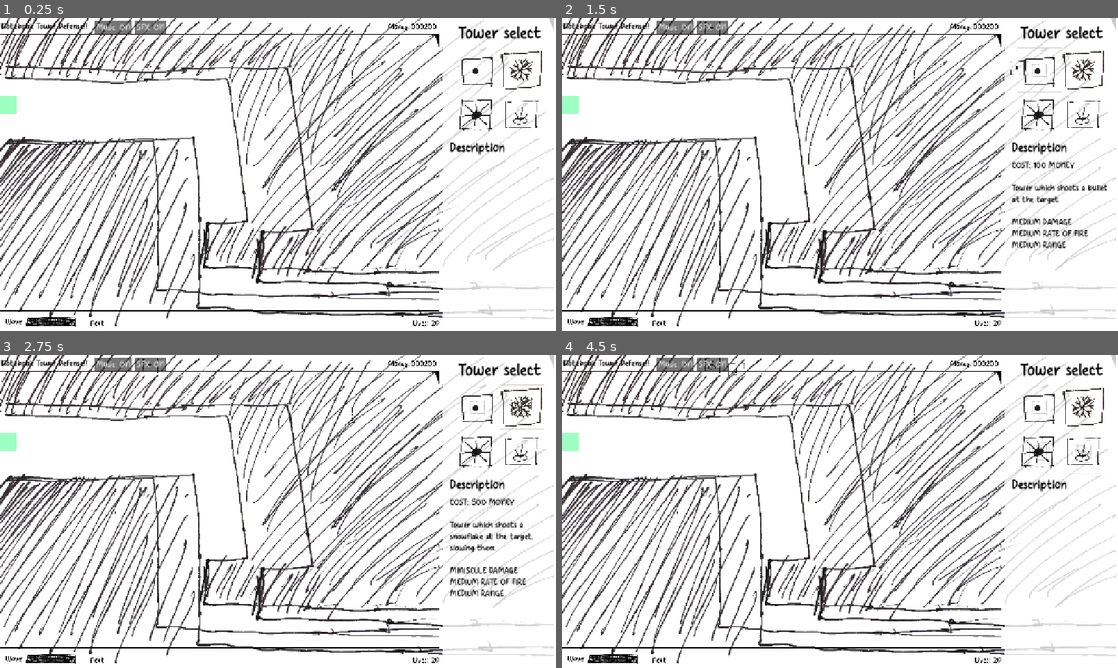
Above: before the commit, frames 1-4 (two rows, left to right).
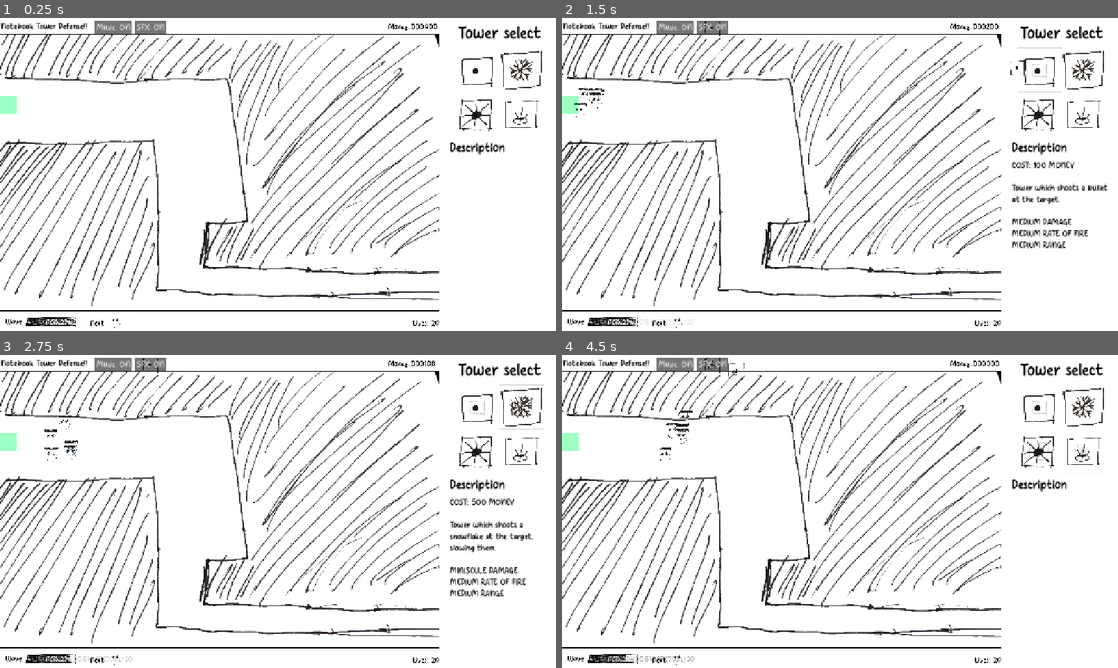
Above: after the commit, the same moments.

Repository: OzuYatamutsu/notebook-tower-defense
Game: Godot game, scene res://levels/test_level.tscn
Two runs of this game, one before a commit and one after it. Both use one fixed random seed, a clock stepped at 60 frames per second and the inputs below. This scene is started directly instead of the project's main scene.
Inputs (mouse positions are in pixels of both pictures, inside the frame that each line leads up to):
- Up to frame 1 (0.25 s): no input
- Up to frame 2 (1.5 s): click "SFX: ON" at 0.5 s; click (1040, 71) at 1.25 s
- Up to frame 3 (2.75 s): click (522, 408) at 2 s
- Up to frame 4 (4.5 s): click (1040, 452) at 2.75 s; click (1084, 452) at 3.5 s; click "SFX: ON" at 4.25 s

The runs differ from the first frame. In frame 1, 9.5% of the frame differs, in the area x 0-100%, y 0-100%; in frame 2, 9.4%; in frame 3, 9.5%; in frame 4, 9.6%.
Error before the commit: Invalid call. Nonexistent function 'set_max_value' in base 'Control (WaveMeter)'. (res://levels/level.gd:34)

Commit message:
Start integrating new UI with actual level

Diff:
--- a/components/game_state.gd
+++ b/components/game_state.gd
@@ -85,10 +85,8 @@
     NEXT_WAVE_METER = get_tree().get_first_node_in_group(NEXT_WAVE_METER_GROUP)
 
     TOWER_BUY_PANEL = get_tree().get_first_node_in_group(TOWER_BUY_PANEL_GROUP)
-    TOWER_UPGRADE_PANEL = get_tree().get_first_node_in_group(TOWER_UPGRADE_PANEL_GROUP)
     TOWER_INFO_AND_BUY_PANEL = get_tree().get_first_node_in_group(TOWER_INFO_AND_BUY_PANEL_GROUP)
 
-    TOWER_UPGRADE_PANEL.disable()
     assert(PLAYER_LIVES_REMAINING > 0, "Lives left on level start should be > 0!")
     assert(get_tree().get_first_node_in_group(GameState.MOBS_GROUP), "Missing a mobs node!")
     assert(get_tree().get_first_node_in_group(GameState.TOWERS_GROUP), "Missing a towers node!")
--- a/components/level_viewport.tscn
+++ b/components/level_viewport.tscn
@@ -1,7 +1,6 @@
-[gd_scene load_steps=5 format=3 uid="uid://d4lsbppo6u3fq"]
+[gd_scene load_steps=4 format=3 uid="uid://d4lsbppo6u3fq"]
 
 [ext_resource type="PackedScene" uid="uid://ddjempya4tffr" path="res://components/mobs_parent.tscn" id="1_yx5pn"]
-[ext_resource type="PackedScene" uid="uid://5w0kriffqk6q" path="res://components/TowerPlacementShadow.tscn" id="2_tl311"]
 [ext_resource type="PackedScene" uid="uid://deg46c6o3hqg4" path="res://components/level_hitbox.tscn" id="3_v8bwf"]
 [ext_resource type="PackedScene" uid="uid://osxbwsluain5" path="res://components/level_spawn.tscn" id="4_q5kd3"]
 
@@ -20,10 +19,6 @@
 collision_layer = 2
 collision_mask = 0
 
-[node name="TowerPlacementShadow" parent="." instance=ExtResource("2_tl311")]
-position = Vector2(566, 331)
-scale = Vector2(0.1, 0.1)
-
 [node name="LevelHitbox" parent="." instance=ExtResource("3_v8bwf")]
 position = Vector2(1301, 645)
 scale = Vector2(1, 1.08)
--- a/components/money_meter.gd
+++ b/components/money_meter.gd
@@ -14,4 +14,4 @@
     var num_digits_to_add = NUM_DIGITS - num_text.length()
     if num_digits_to_add <= 0:
         return num_text
-    return ('0' * num_digits_to_add) + num_text
+    return ('0'.repeat(num_digits_to_add)) + num_text
--- a/levels/level.gd
+++ b/levels/level.gd
@@ -31,7 +31,6 @@
     SPAWNER.spawn_mob.connect(_on_spawn_signal)
 
     WAVE_METER = get_tree().get_first_node_in_group(WAVE_METER_GROUP)
-    WAVE_METER.set_max_value(len(WAVE_CONTENTS))
 
     CURRENT_WAVE_TIMER = Timer.new()
     CURRENT_WAVE_TIMER.wait_time = WAVE_TIMER_SECS
--- a/levels/test_level.tscn
+++ b/levels/test_level.tscn
@@ -1,9 +1,8 @@
-[gd_scene load_steps=10 format=3 uid="uid://bmvftpnl3dmue"]
+[gd_scene load_steps=9 format=3 uid="uid://bmvftpnl3dmue"]
 
 [ext_resource type="Script" uid="uid://bmk50h27nnoqd" path="res://levels/test_level.gd" id="1_w7r7j"]
 [ext_resource type="PackedScene" uid="uid://dhs0soxiwf4lb" path="res://components/ui.tscn" id="2_ur00s"]
 [ext_resource type="PackedScene" uid="uid://d4lsbppo6u3fq" path="res://components/level_viewport.tscn" id="3_gmgay"]
-[ext_resource type="Texture2D" uid="uid://uao5bdiyd7ug" path="res://levels/test_level_layout.png" id="7_ly3hx"]
 
 [sub_resource type="Curve2D" id="Curve2D_gmgay"]
 _data = {
@@ -59,17 +58,14 @@
 curve = SubResource("Curve2D_ur00s")
 
 [node name="CollisionPolygon2D" type="CollisionPolygon2D" parent="LevelViewport/walls" index="0"]
-polygon = PackedVector2Array(-1, 107, 331, 126, 424, 117, 659, 112, 716, 476, 717, 485, 602, 493, 595, 600, 786, 612, 875, 608, 1010, 622, 1167, 622, 1273, 618, 1275, 556, 793, 558, 783, 441, 741, 95, 727, 11, 699, 41, -4, 44)
+position = Vector2(13, 22)
+scale = Vector2(0.978051, 1)
+polygon = PackedVector2Array(-1, 107, 331, 126, 424, 117, 527.58, 120, 569.5, 443, 471, 448, 466, 543, 603, 545, 789, 559, 881, 564, 1004, 558, 1033.41, 557, 1034.43, 558, 1035.45, 532, 897, 522, 783, 441, 741, 95, 699.069, 43, 699, 41, -4, 44)
 
 [node name="CollisionPolygon2D2" type="CollisionPolygon2D" parent="LevelViewport/walls" index="1"]
-polygon = PackedVector2Array(-1, 301, 17, 286, 444, 277, 458, 406, 455, 659, 538, 671, 783, 683, 1281, 674, 1281, 718, 367, 720, 357, 348, -2, 363)
+polygon = PackedVector2Array(-1, 301, 17, 286, 349, 282, 361, 399, 362, 623, 552, 640, 783, 638, 1009, 631, 1013, 673, 275, 670, 279, 349, -2, 363)
 
-[node name="LevelSpawn" parent="LevelViewport" index="6"]
+[node name="LevelSpawn" parent="LevelViewport" index="5"]
 SPAWN_TIMER_SECS = 0.5
 
-[node name="map" type="Sprite2D" parent="LevelViewport"]
-position = Vector2(637.5, 359.05)
-scale = Vector2(1.275, 1.17882)
-texture = ExtResource("7_ly3hx")
-
 [editable path="LevelViewport"]
